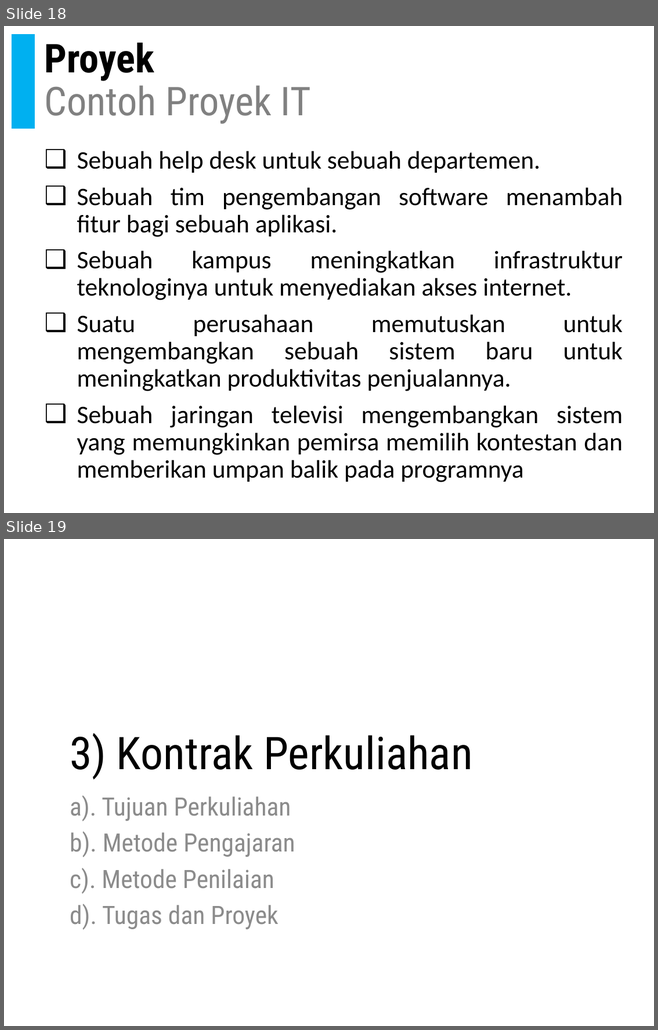
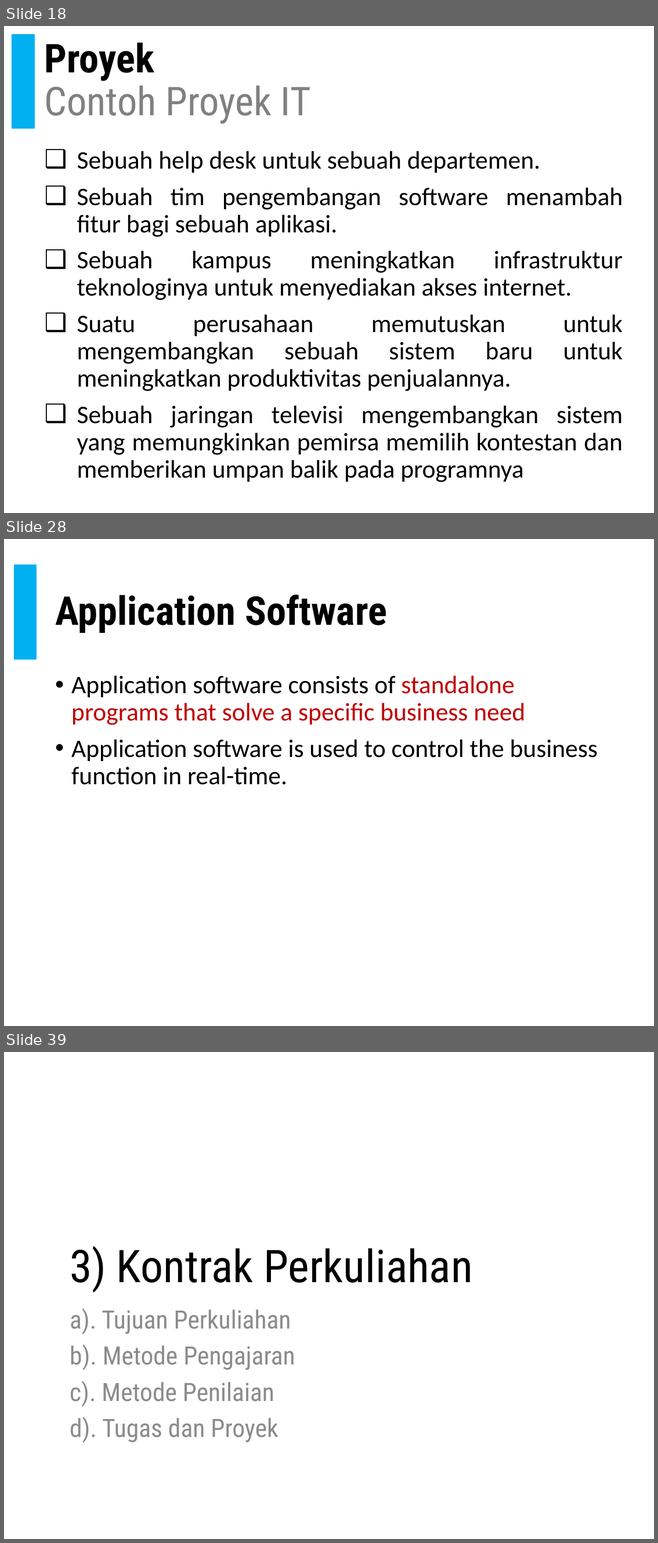
Before and after one commit to doniaft/Proyek-Perangkat-Lunak, a slide deck: 1. Bahan Ajar/01. PPL - Pendahuluan.pptx. Shown one above the other, each under a label of ours: slides 18 and 19 before the commit, slides 18, 28 and 39 after it; the slides between them are not shown. The pictures are 658x1030 and 658x1543 pixels, drawn with LibreOffice and Linux fonts; fonts in the diff are those of the drawing. Boxes give left, top, right and bottom in pixels: in the first picture for what was removed or moved away, otherwise in the second. Text is boxed around its words. In the diff, an @@ line names an element or a change of style, - is before the commit and + after.

```diff
--- a/1. Bahan Ajar/01. PPL - Pendahuluan.pptx
+++ b/1. Bahan Ajar/01. PPL - Pendahuluan.pptx
@@ slide 28 added at [4,539,654,1026], background #FFFFFF @@
@@ rectangle added at [14,565,36,659], fill #00B0F0, outline #00B0F0 1 pt @@
@@ title added at [55,595,387,633], 44 pt, text #000000, bold @@
+Application Software
@@ text added at [71,675,597,785], 28 pt, text #000000 @@
+• Application software consists of standalone programs that solve a specific business need
+• Application software is used to control the business function in real-time.
@@ what was slide 19 is now slide 39 @@
```
Also in this commit, not shown: 3 slides changed, 21 other slides added, 2 other files.
